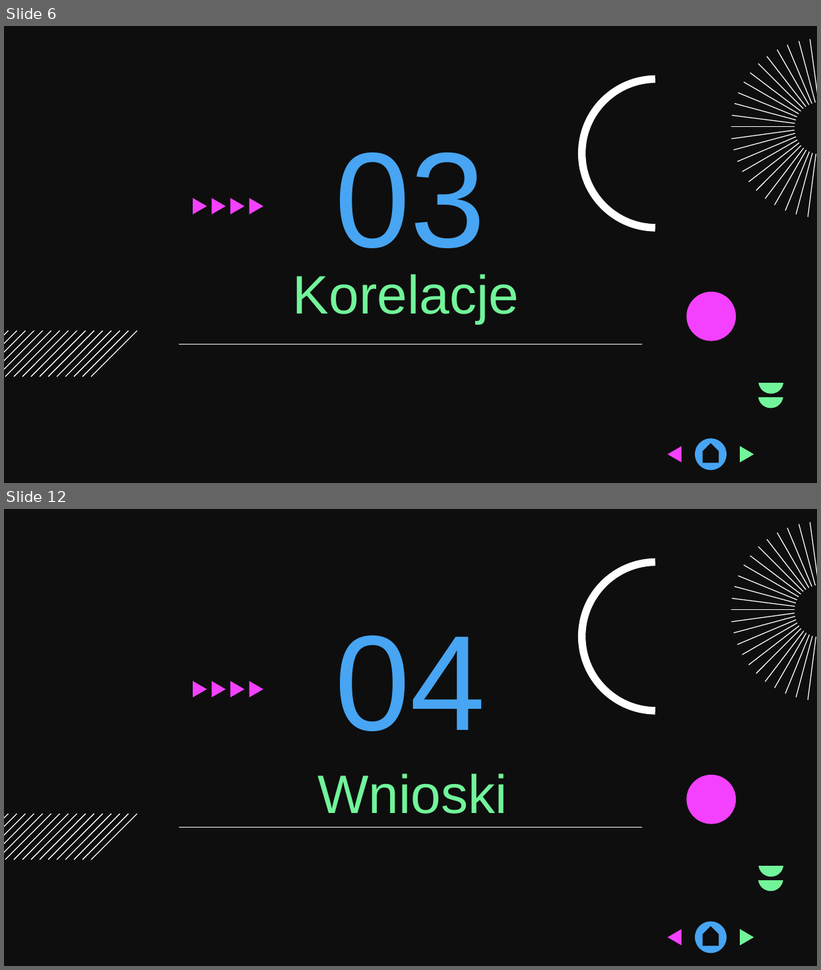
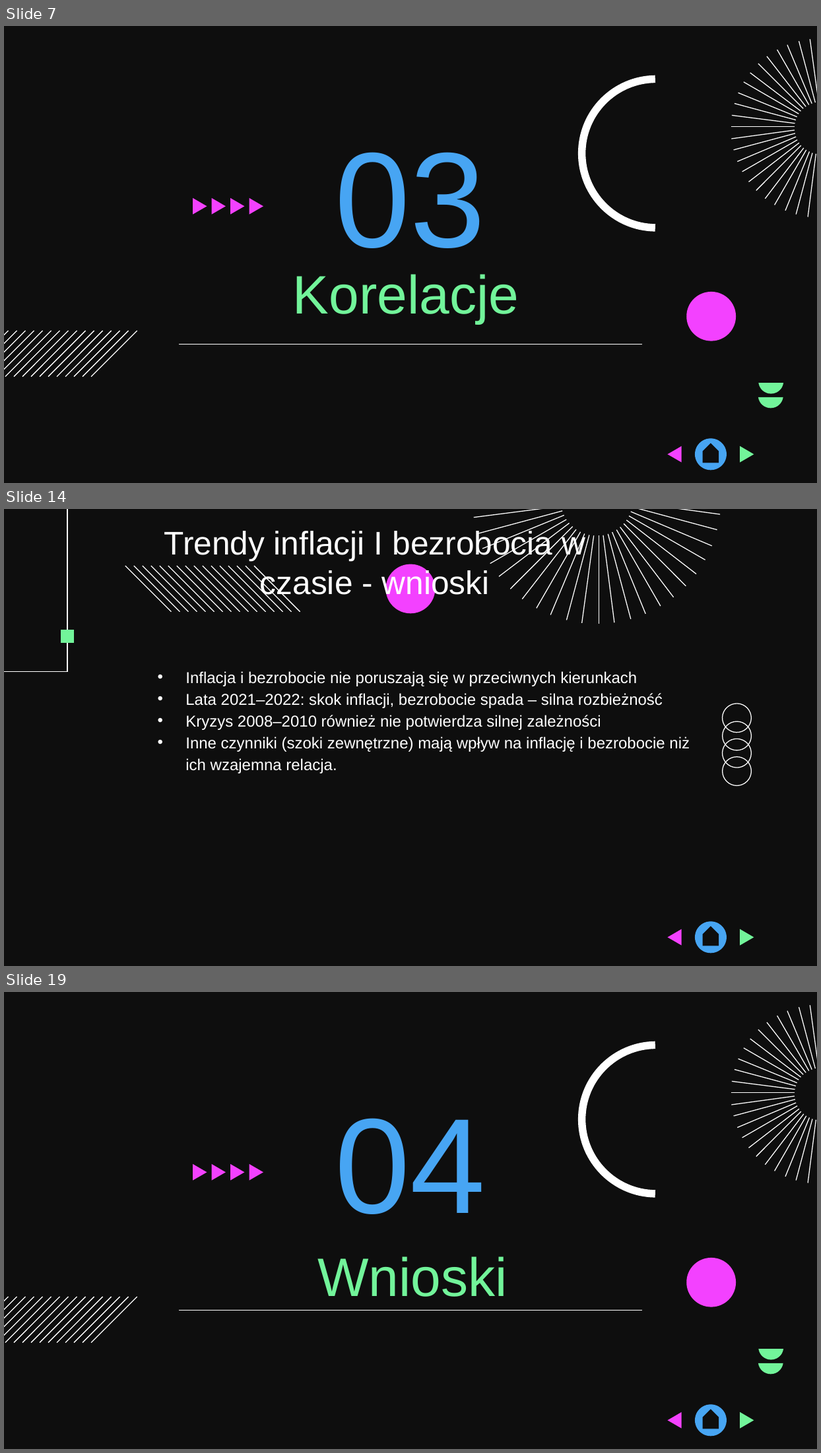
Before and after one commit to CyprianWo/AnalizaDanych-Projekt, a slide deck: Prezentacja_v2.pptx. Shown one above the other, each under a label of ours: slides 6 and 12 before the commit, slides 7, 14 and 19 after it; the slides between them are not shown. The pictures are 821x970 and 821x1453 pixels, drawn with LibreOffice and Linux fonts; fonts in the diff are those of the drawing; background and template pictures are left out. Boxes give left, top, right and bottom in pixels: in the first picture for what was removed or moved away, otherwise in the second. Text is boxed around its words. In the diff, an @@ line names an element or a change of style, - is before the commit and + after.

```diff
--- a/Prezentacja_v2.pptx
+++ b/Prezentacja_v2.pptx
@@ slide 14 added at (x1=4, y1=509, x2=817, y2=966), background picture (left out) @@
@@ freeform shape added at (x1=4, y1=509, x2=67, y2=671), fill #FFFFFF, outline #FFFFFF 0.75 pt @@
@@ group added at (x1=474, y1=509, x2=719, y2=624): 23 freeform shapes @@
@@ title added at (x1=164, y1=529, x2=585, y2=600), 29 pt, text #FFFFFF @@
+Trendy inflacji I bezrobocia w czasie - wnioski
@@ group added at (x1=125, y1=566, x2=301, y2=612): 16 freeform shapes @@
@@ freeform shape added at (x1=386, y1=564, x2=436, y2=614), fill #F341FF @@
@@ freeform shape added at (x1=61, y1=630, x2=74, y2=643), fill #72F49A @@
@@ subtitle added at (x1=186, y1=671, x2=690, y2=774), 14 pt, text #FFFFFF @@
+• Inflacja i bezrobocie nie poruszają się w przeciwnych kierunkach
+• Lata 2021–2022: skok inflacji, bezrobocie spada – silna rozbieżność
+• Kryzys 2008–2010 również nie potwierdza silnej zależności
+• Inne czynniki (szoki zewnętrzne) mają wpływ na inflację i bezrobocie niż ich wzajemna relacja.
@@ group added at (x1=721, y1=702, x2=753, y2=787): 4 freeform shapes @@
@@ ellipse added at (x1=695, y1=922, x2=727, y2=954), fill #47A5F3 @@
@@ freeform shape added at (x1=667, y1=929, x2=681, y2=946), fill #F341FF @@
@@ pentagon arrow added at (x1=702, y1=927, x2=719, y2=947), fill #0E0E0E @@
@@ freeform shape added at (x1=740, y1=929, x2=754, y2=946), fill #72F49A @@
@@ what was slide 6 is now slide 7 @@
@@ what was slide 12 is now slide 19 @@
```
Also in this commit, not shown: 5 slides changed, 8 other slides added, 2 slides removed.
